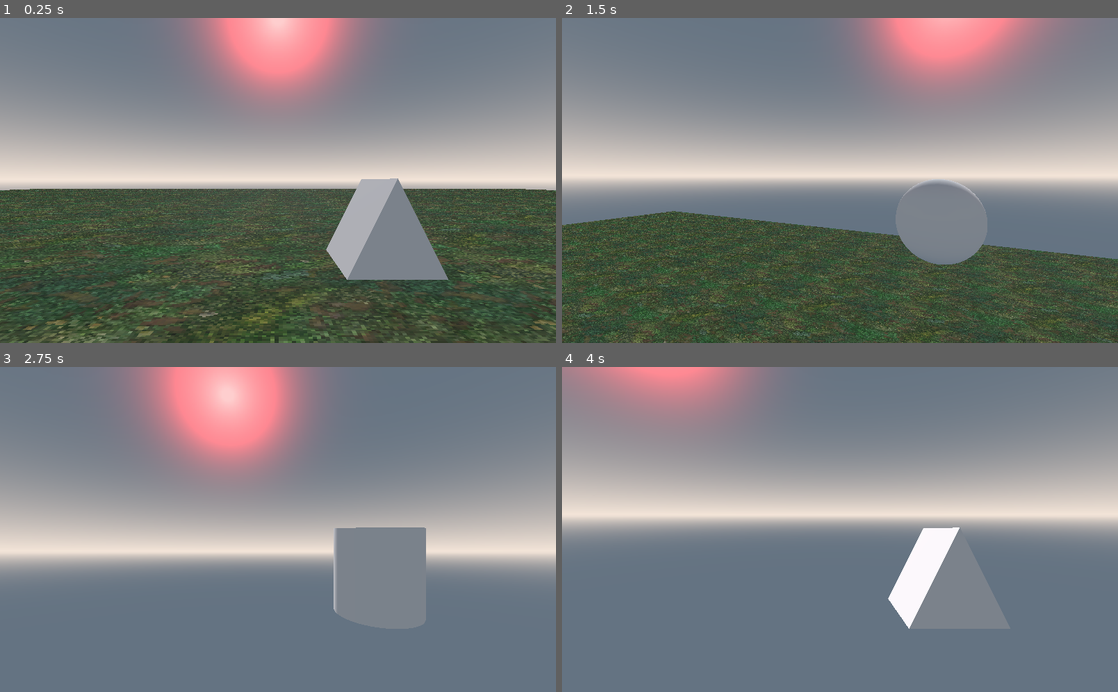
Above: before the commit, frames 1-4 (two rows, left to right).
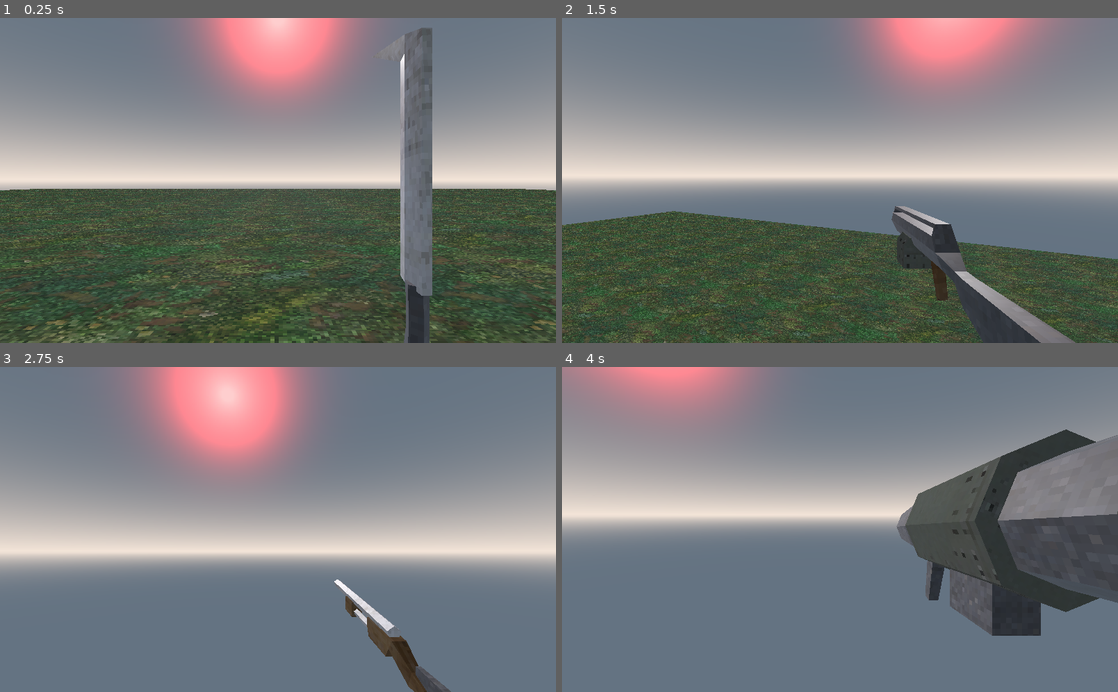
Above: after the commit, the same moments.

Repository: steventuckness/FPS-Course
Game: Godot game, scene res://World.tscn
Same seed, same stepped clock (60 frames per second), same inputs: the game is played once before the commit and once after it.
Inputs (mouse positions are in pixels of both pictures, inside the frame that each line leads up to):
- Up to frame 1 (0.25 s): no input
- Up to frame 2 (1.5 s): tap Enter at 0.5 s; move the mouse to (867, 180) at 0.52 s; hold W (move_forwards) from 0.53 s (still down); tap 1 at 0.6 s; tap Space (jump) at 0.77 s; move the mouse to (812, 180) at 1.27 s; tap 2 at 1.35 s
- Up to frame 3 (2.75 s): keep holding W (move_forwards); tap Space (jump) at 1.52 s; move the mouse to (289, 523) at 2.02 s; tap 3 at 2.1 s
- Up to frame 4 (4 s): keep holding W (move_forwards); move the mouse to (834, 536) at 2.77 s; tap 4 at 2.85 s; tap Space (jump) at 3.02, 3.5, 3.77 s; move the mouse to (878, 532) at 3.52 s; tap 5 at 3.6 s

The runs differ from the first frame. In frame 1, 7.1% of the frame differs, in the area x 58-81%, y 2-100%; in frame 2, 3.8%; in frame 3, 3.4%; in frame 4, 19%, in the area x 58-100%, y 19-83%.

Commit message:
Section 3: Making the Weapon animations

Diff:
--- a/characters/player/Player.tscn
+++ b/characters/player/Player.tscn
@@ -1,20 +1,194 @@
-[gd_scene load_steps=10 format=2]
+[gd_scene load_steps=18 format=2]
 
 [ext_resource path="res://characters/CharacterMover.gd" type="Script" id=1]
 [ext_resource path="res://characters/player/Player.gd" type="Script" id=2]
 [ext_resource path="res://characters/HealthManager.gd" type="Script" id=3]
 [ext_resource path="res://characters/player/WeaponManager.gd" type="Script" id=4]
+[ext_resource path="res://weapons/raw_assets/machinegun.glb" type="PackedScene" id=5]
+[ext_resource path="res://weapons/raw_assets/machete.glb" type="PackedScene" id=6]
+[ext_resource path="res://weapons/raw_assets/rocketlauncher.glb" type="PackedScene" id=7]
+[ext_resource path="res://weapons/raw_assets/shotgun.glb" type="PackedScene" id=8]
 
 [sub_resource type="CapsuleShape" id=1]
 radius = 0.5
 
-[sub_resource type="CubeMesh" id=2]
-
-[sub_resource type="SphereMesh" id=3]
-
-[sub_resource type="CylinderMesh" id=4]
-
-[sub_resource type="PrismMesh" id=5]
+[sub_resource type="Animation" id=2]
+resource_name = "Idle"
+loop = true
+tracks/0/type = "value"
+tracks/0/path = NodePath("Graphics:translation")
+tracks/0/interp = 1
+tracks/0/loop_wrap = true
+tracks/0/imported = false
+tracks/0/enabled = true
+tracks/0/keys = {
+"times": PoolRealArray( 0 ),
+"transitions": PoolRealArray( 1 ),
+"update": 0,
+"values": [ Vector3( 0, 0, 0 ) ]
+}
+tracks/1/type = "value"
+tracks/1/path = NodePath("Graphics:rotation_degrees")
+tracks/1/interp = 1
+tracks/1/loop_wrap = true
+tracks/1/imported = false
+tracks/1/enabled = true
+tracks/1/keys = {
+"times": PoolRealArray( 0 ),
+"transitions": PoolRealArray( 1 ),
+"update": 0,
+"values": [ Vector3( 0, 0, 0 ) ]
+}
+
+[sub_resource type="Animation" id=3]
+resource_name = "attack"
+length = 0.3
+loop = true
+step = 0.05
+tracks/0/type = "value"
+tracks/0/path = NodePath("Graphics:translation")
+tracks/0/interp = 1
+tracks/0/loop_wrap = true
+tracks/0/imported = false
+tracks/0/enabled = true
+tracks/0/keys = {
+"times": PoolRealArray( 0, 0.1, 0.3 ),
+"transitions": PoolRealArray( 1, 1, 1 ),
+"update": 0,
+"values": [ Vector3( 0, 0, -0.0241483 ), Vector3( 0.000264704, -0.00582874, 0.00245851 ), Vector3( 0, 0, 0 ) ]
+}
+tracks/1/type = "value"
+tracks/1/path = NodePath("Graphics:rotation_degrees")
+tracks/1/interp = 1
+tracks/1/loop_wrap = true
+tracks/1/imported = false
+tracks/1/enabled = true
+tracks/1/keys = {
+"times": PoolRealArray( 0, 0.05, 0.1, 0.2, 0.25, 0.3 ),
+"transitions": PoolRealArray( 1, 1, 1, 1, 1, 1 ),
+"update": 0,
+"values": [ Vector3( 12.376, 0.57, 0 ), Vector3( -67.8488, 8.61183, -12.0204 ), Vector3( -69.8973, 145.604, -130.245 ), Vector3( -68.9009, 15.493, -16.689 ), Vector3( -34.2027, 9.66547, -9.42669 ), Vector3( 0, 0, 0 ) ]
+}
+
+[sub_resource type="Animation" id=4]
+resource_name = "attack"
+length = 0.2
+tracks/0/type = "value"
+tracks/0/path = NodePath("Graphics:translation")
+tracks/0/interp = 1
+tracks/0/loop_wrap = true
+tracks/0/imported = false
+tracks/0/enabled = true
+tracks/0/keys = {
+"times": PoolRealArray( 0, 0.2 ),
+"transitions": PoolRealArray( 1, 1 ),
+"update": 0,
+"values": [ Vector3( 0, 0, 0.0644153 ), Vector3( 0, 0, 0 ) ]
+}
+
+[sub_resource type="Animation" id=5]
+resource_name = "idle"
+loop = true
+tracks/0/type = "value"
+tracks/0/path = NodePath("Graphics:translation")
+tracks/0/interp = 1
+tracks/0/loop_wrap = true
+tracks/0/imported = false
+tracks/0/enabled = true
+tracks/0/keys = {
+"times": PoolRealArray( 0 ),
+"transitions": PoolRealArray( 1 ),
+"update": 0,
+"values": [ Vector3( 0, 0, 0 ) ]
+}
+
+[sub_resource type="Animation" id=6]
+resource_name = "attack"
+length = 0.8
+tracks/0/type = "value"
+tracks/0/path = NodePath("Graphics:translation")
+tracks/0/interp = 1
+tracks/0/loop_wrap = true
+tracks/0/imported = false
+tracks/0/enabled = true
+tracks/0/keys = {
+"times": PoolRealArray( 0, 0.2, 0.3, 0.4, 0.5 ),
+"transitions": PoolRealArray( 1, 1, 1, 1, 1 ),
+"update": 0,
+"values": [ Vector3( 0, 0, 0.0767493 ), Vector3( 0, 0, 0 ), Vector3( 0, 0, 0 ), Vector3( 0, -0.0582725, 0 ), Vector3( 0, 0, 0 ) ]
+}
+tracks/1/type = "value"
+tracks/1/path = NodePath("Graphics:rotation_degrees")
+tracks/1/interp = 1
+tracks/1/loop_wrap = true
+tracks/1/imported = false
+tracks/1/enabled = true
+tracks/1/keys = {
+"times": PoolRealArray( 0, 0.2, 0.3, 0.5, 0.8 ),
+"transitions": PoolRealArray( 1, 1, 1, 1, 1 ),
+"update": 0,
+"values": [ Vector3( 0, 0, 0 ), Vector3( 30.69, 0, 0 ), Vector3( 87.142, 0, 0 ), Vector3( 87.142, 0, 0 ), Vector3( 0, 0, 0 ) ]
+}
+
+[sub_resource type="Animation" id=7]
+resource_name = "idle"
+loop = true
+tracks/0/type = "value"
+tracks/0/path = NodePath("Graphics:translation")
+tracks/0/interp = 1
+tracks/0/loop_wrap = true
+tracks/0/imported = false
+tracks/0/enabled = true
+tracks/0/keys = {
+"times": PoolRealArray( 0.2 ),
+"transitions": PoolRealArray( 1 ),
+"update": 0,
+"values": [ Vector3( 0, 0, 0 ) ]
+}
+tracks/1/type = "value"
+tracks/1/path = NodePath("Graphics:rotation_degrees")
+tracks/1/interp = 1
+tracks/1/loop_wrap = true
+tracks/1/imported = false
+tracks/1/enabled = true
+tracks/1/keys = {
+"times": PoolRealArray( 0.2 ),
+"transitions": PoolRealArray( 1 ),
+"update": 0,
+"values": [ Vector3( 0, 0, 0 ) ]
+}
+
+[sub_resource type="Animation" id=8]
+resource_name = "attack"
+length = 0.4
+tracks/0/type = "value"
+tracks/0/path = NodePath("Graphics:translation")
+tracks/0/interp = 1
+tracks/0/loop_wrap = true
+tracks/0/imported = false
+tracks/0/enabled = true
+tracks/0/keys = {
+"times": PoolRealArray( 0, 0.4 ),
+"transitions": PoolRealArray( 1, 1 ),
+"update": 0,
+"values": [ Vector3( 0, 0, 0 ), Vector3( 0, 0, 0.0190179 ) ]
+}
+
+[sub_resource type="Animation" id=9]
+resource_name = "idle"
+loop = true
+tracks/0/type = "value"
+tracks/0/path = NodePath("Graphics:translation")
+tracks/0/interp = 1
+tracks/0/loop_wrap = true
+tracks/0/imported = false
+tracks/0/enabled = true
+tracks/0/keys = {
+"times": PoolRealArray( 0 ),
+"transitions": PoolRealArray( 1 ),
+"update": 0,
+"values": [ Vector3( 0, 0, 0 ) ]
+}
 
 [node name="Player" type="KinematicBody"]
 collision_layer = 2147483654
@@ -36,28 +210,60 @@
 [node name="Weapons" type="Spatial" parent="Camera/WeaponManager"]
 transform = Transform( 1, 0, 0, 0, 1, 0, 0, 0, 1, 0, 1.65155, -0.4807 )
 
-[node name="Machete" type="MeshInstance" parent="Camera/WeaponManager/Weapons"]
-transform = Transform( 0.1, 0, 0, 0, 0.1, 0, 0, 0, 0.1, 0.237178, 0, -0.075964 )
-visible = false
-mesh = SubResource( 2 )
-material/0 = null
-
-[node name="MachineGun" type="MeshInstance" parent="Camera/WeaponManager/Weapons"]
-transform = Transform( 0.1, 0, 0, 0, 0.1, 0, 0, 0, 0.1, 0.237178, 0, -0.075964 )
-visible = false
-mesh = SubResource( 3 )
-material/0 = null
-
-[node name="Shotgun" type="MeshInstance" parent="Camera/WeaponManager/Weapons"]
-transform = Transform( 0.1, 0, 0, 0, 0.1, 0, 0, 0, 0.1, 0.237178, 0, -0.075964 )
-visible = false
-mesh = SubResource( 4 )
-material/0 = null
-
-[node name="RocketLauncher" type="MeshInstance" parent="Camera/WeaponManager/Weapons"]
-transform = Transform( 0.1, 0, 0, 0, 0.1, 0, 0, 0, 0.1, 0.237178, 0, -0.075964 )
-mesh = SubResource( 5 )
-material/0 = null
+[node name="Machete" type="Spatial" parent="Camera/WeaponManager/Weapons"]
+transform = Transform( 1, 0, 0, 0, 1, 0, 0, 0, 1, 0.0941158, -0.00536799, 0.326388 )
+
+[node name="Graphics" type="Spatial" parent="Camera/WeaponManager/Weapons/Machete"]
+transform = Transform( 1, 0, 0, 0, 0.999999, 0, 0, 0, 1, 0, 0, 0 )
+
+[node name="machete" parent="Camera/WeaponManager/Weapons/Machete/Graphics" instance=ExtResource( 6 )]
+transform = Transform( 0.1, 0, 0, 0, 0.1, 0, 0, 0, 0.1, 0, 0, 0 )
+
+[node name="AnimationPlayer" type="AnimationPlayer" parent="Camera/WeaponManager/Weapons/Machete"]
+autoplay = "Idle"
+anims/Idle = SubResource( 2 )
+anims/attack = SubResource( 3 )
+
+[node name="MachineGun" type="Spatial" parent="Camera/WeaponManager/Weapons"]
+transform = Transform( 1, 0, 0, 0, 1, 0, 0, 0, 1, 0.0903462, 0.0104079, 0.272549 )
+
+[node name="Graphics" type="Spatial" parent="Camera/WeaponManager/Weapons/MachineGun"]
+transform = Transform( 1, 0, 0, 0, 1, 0, 0, 0, 1, 0, 0, 0.0644153 )
+
+[node name="machinegun" parent="Camera/WeaponManager/Weapons/MachineGun/Graphics" instance=ExtResource( 5 )]
+transform = Transform( 0.1, 0, 0, 0, 0.1, 0, 0, 0, 0.1, 0, 0, 0 )
+
+[node name="AnimationPlayer" type="AnimationPlayer" parent="Camera/WeaponManager/Weapons/MachineGun"]
+autoplay = "idle"
+anims/attack = SubResource( 4 )
+anims/idle = SubResource( 5 )
+
+[node name="Shotgun" type="Spatial" parent="Camera/WeaponManager/Weapons"]
+transform = Transform( 1, 0, 0, 0, 1, 0, 0, 0, 1, 0.0922061, 0, 0.318275 )
+
+[node name="Graphics" type="Spatial" parent="Camera/WeaponManager/Weapons/Shotgun"]
+transform = Transform( 1, 0, 0, 0, 1, 0, 0, 0, 1, 0, 0, 0.0767493 )
+
+[node name="shotgun" parent="Camera/WeaponManager/Weapons/Shotgun/Graphics" instance=ExtResource( 8 )]
+transform = Transform( 0.1, 0, 0, 0, 0.1, 0, 0, 0, 0.1, 0, 0, 0 )
+
+[node name="AnimationPlayer" type="AnimationPlayer" parent="Camera/WeaponManager/Weapons/Shotgun"]
+autoplay = "idle"
+anims/attack = SubResource( 6 )
+anims/idle = SubResource( 7 )
+
+[node name="RocketLauncher" type="Spatial" parent="Camera/WeaponManager/Weapons"]
+transform = Transform( 1, 0, 0, 0, 1, 0, 0, 0, 1, 0.11557, 0.0445356, 0.30785 )
+
+[node name="Graphics" type="Spatial" parent="Camera/WeaponManager/Weapons/RocketLauncher"]
+
+[node name="rocketlauncher" parent="Camera/WeaponManager/Weapons/RocketLauncher/Graphics" instance=ExtResource( 7 )]
+transform = Transform( 0.1, 0, 0, 0, 0.1, 0, 0, 0, 0.1, 0, 0, 0 )
+
+[node name="AnimationPlayer" type="AnimationPlayer" parent="Camera/WeaponManager/Weapons/RocketLauncher"]
+autoplay = "idle"
+anims/attack = SubResource( 8 )
+anims/idle = SubResource( 9 )
 
 [node name="CharacterMover" type="Spatial" parent="."]
 script = ExtResource( 1 )
--- a/characters/player/WeaponManager.gd
+++ b/characters/player/WeaponManager.gd
@@ -14,7 +14,8 @@
 var cur_weapon = null
 
 func _ready():
-	pass
+	#pass
+	switch_to_weapon_slot(0)
 
 func switch_to_next_weapon():
 	cur_slot = (cur_slot + 1) % slots_unlocked.size()
